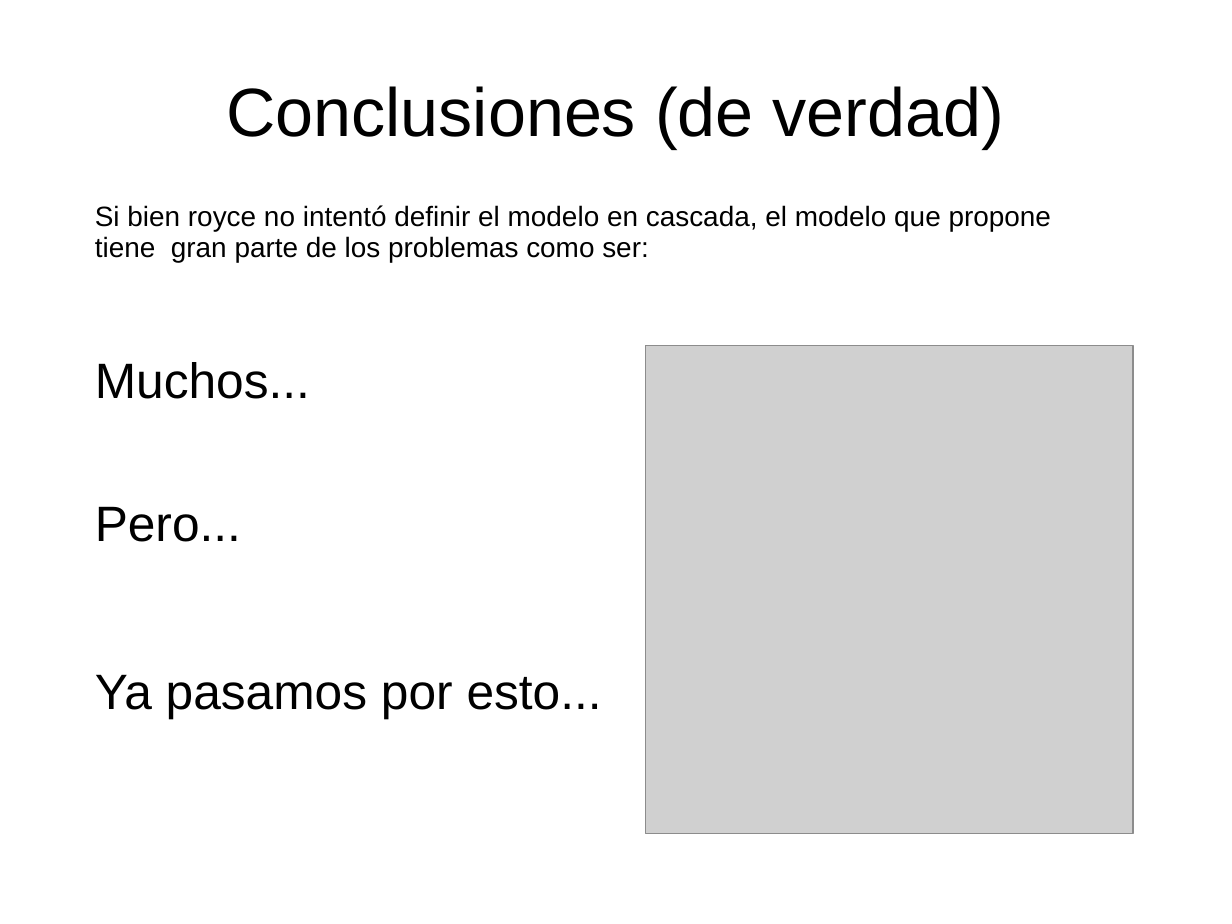
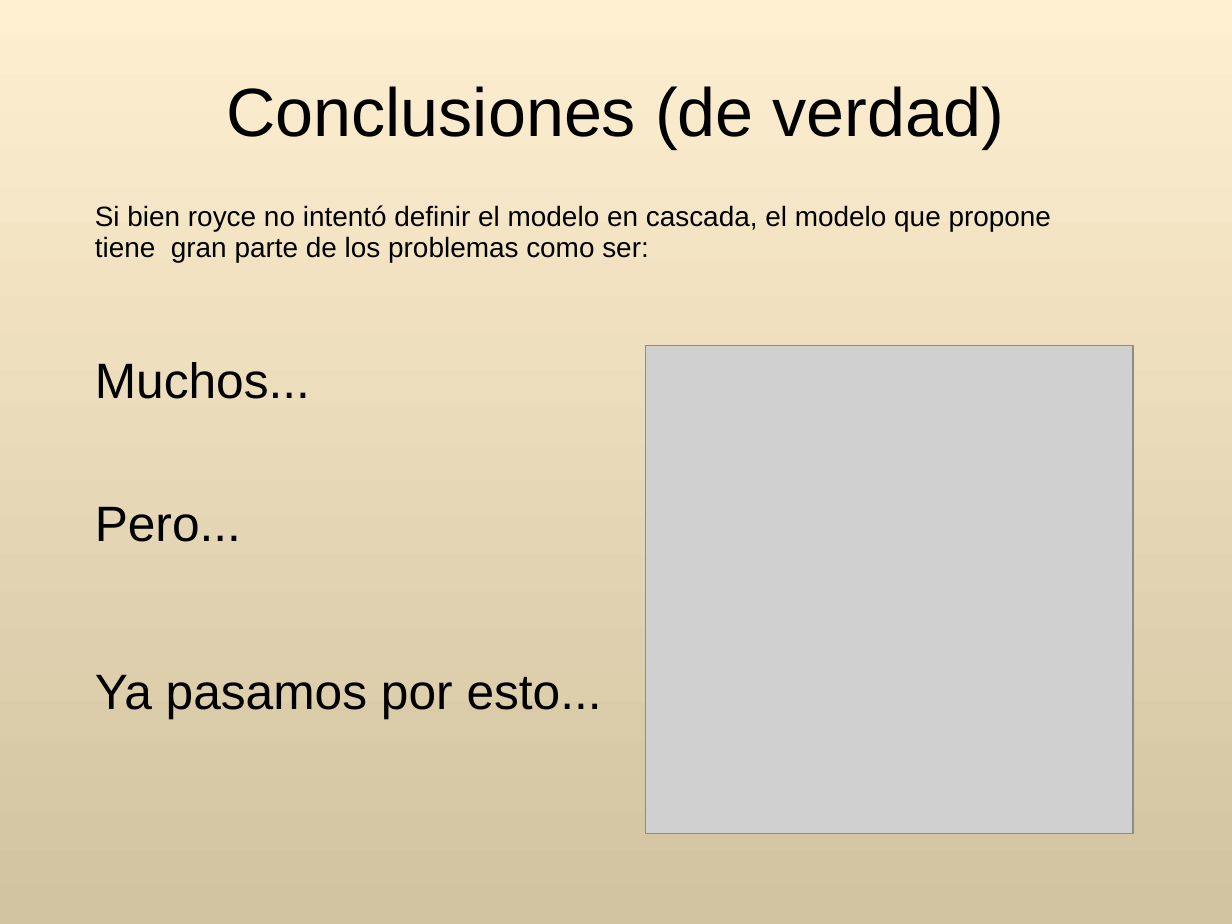
Before and after one commit to Maturuleco/ingdesoft2, a slide deck: slide 6 of Paper/PresentaciónMatias.ppt. Drawn at 1232x924 pixels with LibreOffice and Linux fonts; fonts in the diff are those of the drawing; grey boxes stand for pictures. Boxes give left, top, right and bottom in pixels: in the first picture for what was removed or moved away, otherwise in the second. Text is boxed around its words. In the diff, an @@ line names an element or a change of style, - is before the commit and + after.

```diff
--- a/Paper/PresentaciónMatias.ppt
+++ b/Paper/PresentaciónMatias.ppt
@@ background #FFFFFF to gradient #FFEFD1 to #D1C39F @@
```
Also in this commit, not shown: 7 other slides changed, 4 other files.
